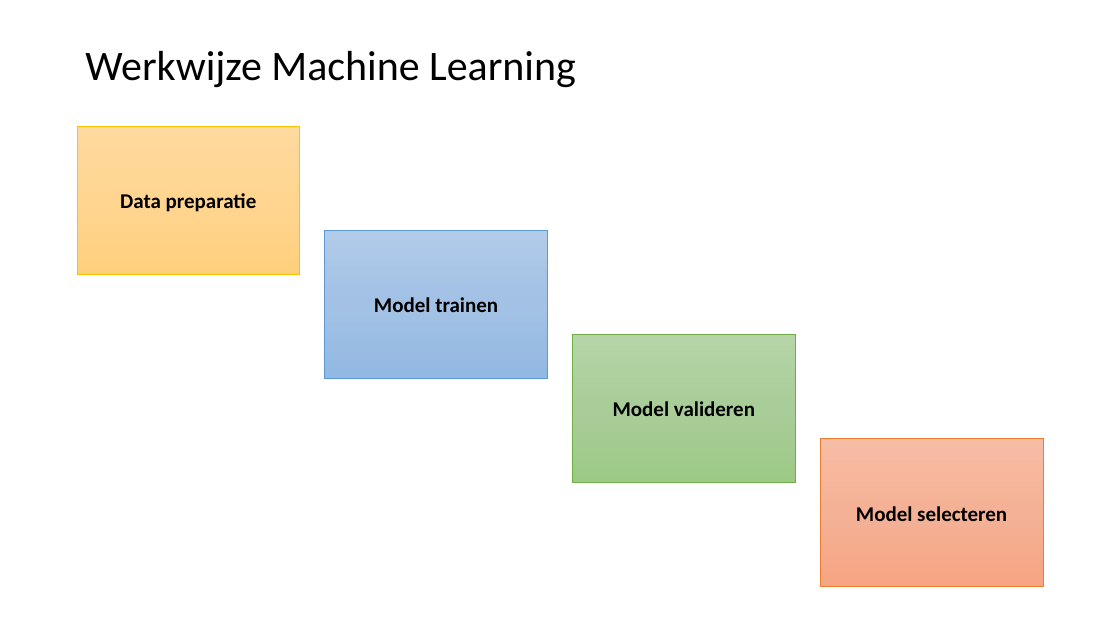
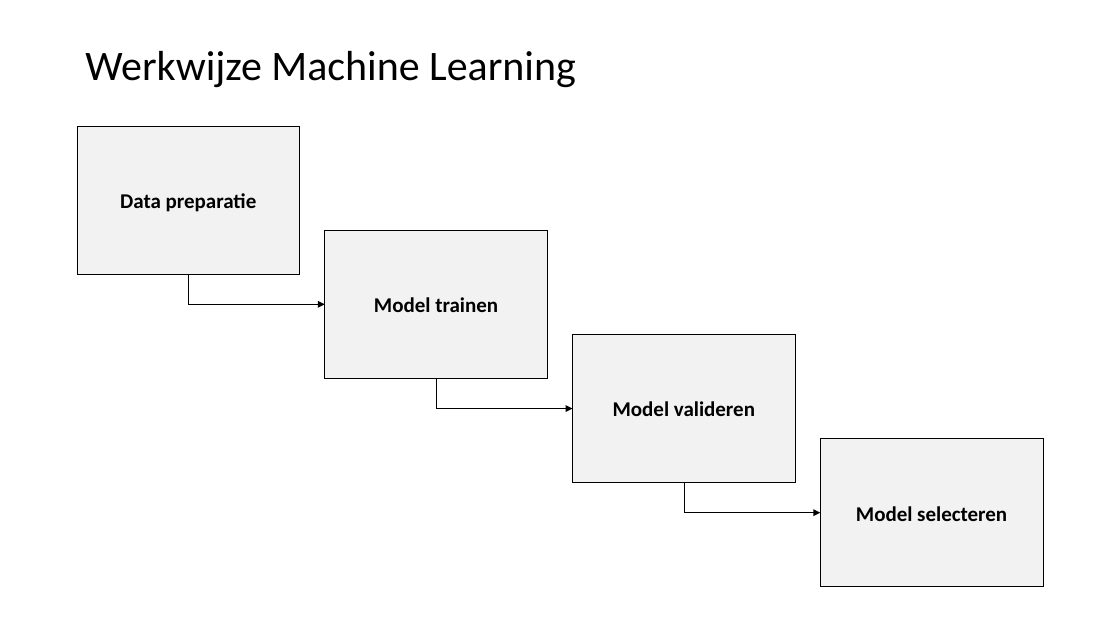
Before and after one commit to LFKoning/knowledge-sharing, a slide deck: slide 6 of python_course/4_scikit_learn/python_cursus_4.pptx. Drawn at 1120x630 pixels with LibreOffice and Linux fonts; fonts in the diff are those of the drawing. Boxes give left, top, right and bottom in pixels: in the first picture for what was removed or moved away, otherwise in the second. Text is boxed around its words. In the diff, an @@ line names an element or a change of style, - is before the commit and + after.

```diff
--- a/python_course/4_scikit_learn/python_cursus_4.pptx
+++ b/python_course/4_scikit_learn/python_cursus_4.pptx
@@ rectangle "Data preparatie" at <box>77,126,300,274</box>: fill gradient #FFDB9E to #FFD590 to #FFD07C to #F2F2F2; outline #FFC000 0.5 pt to #000000 0.5 pt @@
@@ rectangle "Model trainen" at <box>325,230,548,378</box>: fill gradient #B1CBE9 to #A3C1E5 to #93B9E4 to #F2F2F2; outline #5B9BD5 0.5 pt to #000000 0.5 pt @@
@@ elbow arrow added from (188, 274) to (325, 304), #000000 0.5 pt @@
@@ rectangle "Model valideren" at <box>573,334,796,482</box>: fill gradient #B5D5A7 to #AACE9A to #9CC987 to #F2F2F2; outline #70AD47 0.5 pt to #000000 0.5 pt @@
@@ elbow arrow added from (436, 378) to (573, 408), #000000 0.5 pt @@
@@ rectangle "Model selecteren" at <box>821,439,1044,586</box>: fill gradient #F7BDA5 to #F5B196 to #F8A582 to #F2F2F2; outline #ED7D31 0.5 pt to #000000 0.5 pt @@
@@ elbow arrow added from (684, 482) to (821, 513), #000000 0.5 pt @@
```
Also in this commit, not shown: 15 other slides changed, 5 slides added, 1 slide removed, 8 other files.
